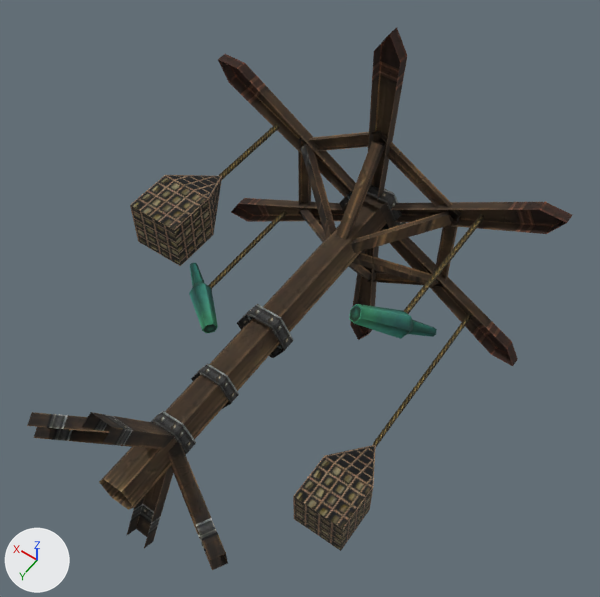
The OBJ model sceneobjs/yatelandisi_fuben_223/yatelandisi_fuben_223_hwjia_01.obj, before and after one commit.
Before and after are seen from a camera (50 mm lens) standing at (-110.0, 57.0, 239.0) and looking at (-4.0, -91.0, 6.0). The lights are fixed; the arrows at lower left show +X, +Y and +Z. Where no turn or scale is listed for an object, it has been applied to the vertices.

The first picture shows 'yatelandisi_fuben_223_hwjia_01'.
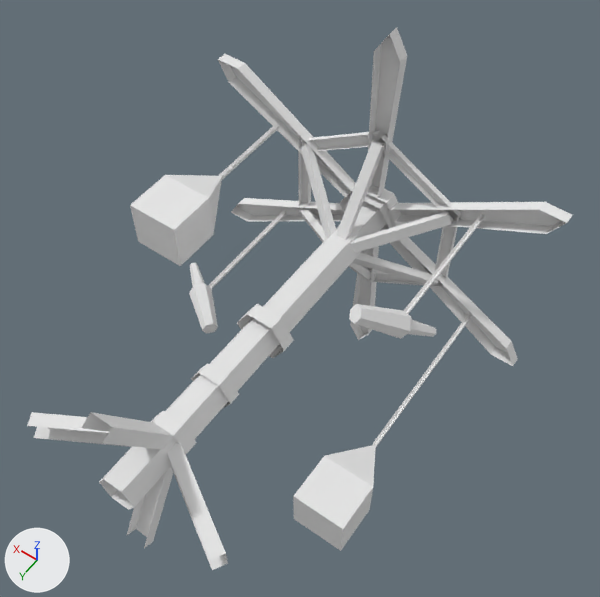
Edits to the scene script, one JSON object a line:
```json
{"op": "add", "block": "mat_material_1_1", "code": ["mat_material_1_1 = principled_material('material_1')", "mat_material_1_1.base_color = (0.8, 0.8, 0.8)  # white #e7e7e7", "mat_material_1_1.roughness = 1.0"]}
{"block": "me_yatelandisi_fuben_223_hwjia_01", "where": "me_yatelandisi_fuben_223_hwjia_01.from_pydata(...)  # 387 vertices, 466 faces; spans x -73.0..73.0, y -156.0..0.0, z -84.0..84.0"}
{"op": "remove", "block": "me_yatelandisi_fuben_223_hwjia_01", "code": "me_yatelandisi_fuben_223_hwjia_01.materials.append(mat_material_1)  # picture img_yatelandisi_fuben_223_hwjia_01_png"}
{"op": "add", "block": "me_yatelandisi_fuben_223_hwjia_01", "code": "me_yatelandisi_fuben_223_hwjia_01.materials.append(mat_material_1_1)  # white #e7e7e7"}
```

Location of each change, (x1, y1, x2, y2) in pixels of the pictures (600 x 597 px):
```json
{"object": "yatelandisi_fuben_223_hwjia_01", "change": "recoloured", "before": [27, 27, 572, 570], "after": [27, 27, 572, 570], "on screen": "brown to white"}
```
